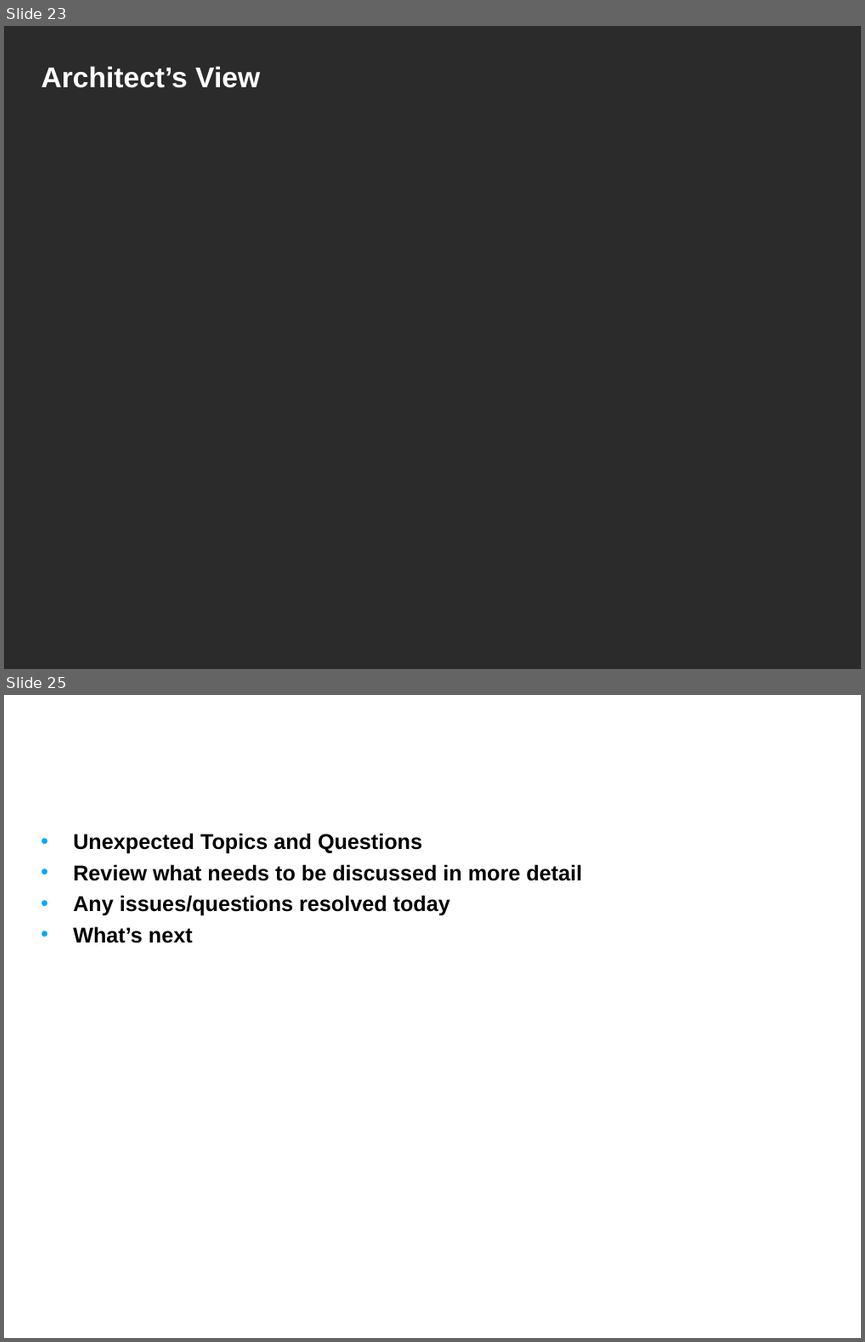
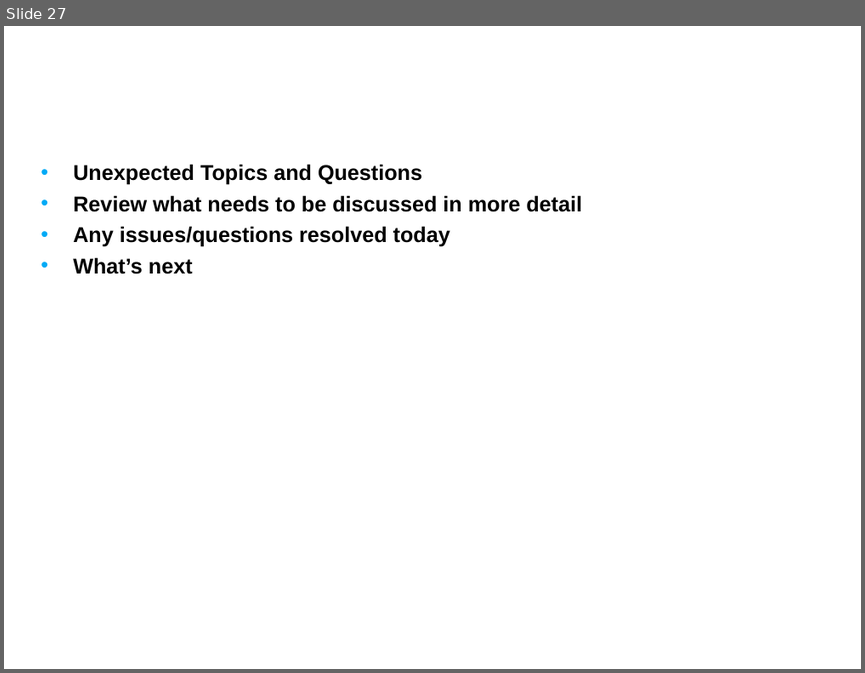
Before and after one commit to NCIP/caarray-docs, a slide deck: project_management/reports/inception_postmortem.ppt. Shown one above the other, each under a label of ours: slides 23 and 25 before the commit, slide 27 after it; the slides between them are not shown. The pictures are 865x1342 and 865x673 pixels, drawn with LibreOffice and Linux fonts; fonts in the diff are those of the drawing; background and template pictures are left out; a plain dark background stands for a picture behind light text. Boxes give left, top, right and bottom in pixels: in the first picture for what was removed or moved away, otherwise in the second. Text is boxed around its words. In the diff, an @@ line names an element or a change of style, - is before the commit and + after.

```diff
--- a/project_management/reports/inception_postmortem.ppt
+++ b/project_management/reports/inception_postmortem.ppt
@@ slide 23 removed at (4, 26, 861, 669), background picture (left out) @@
@@ title removed at (41, 66, 260, 88) @@
-Architect’s View
@@ what was slide 25 is now slide 27 @@
```
Also in this commit, not shown: 4 slides changed, 3 slides added.
